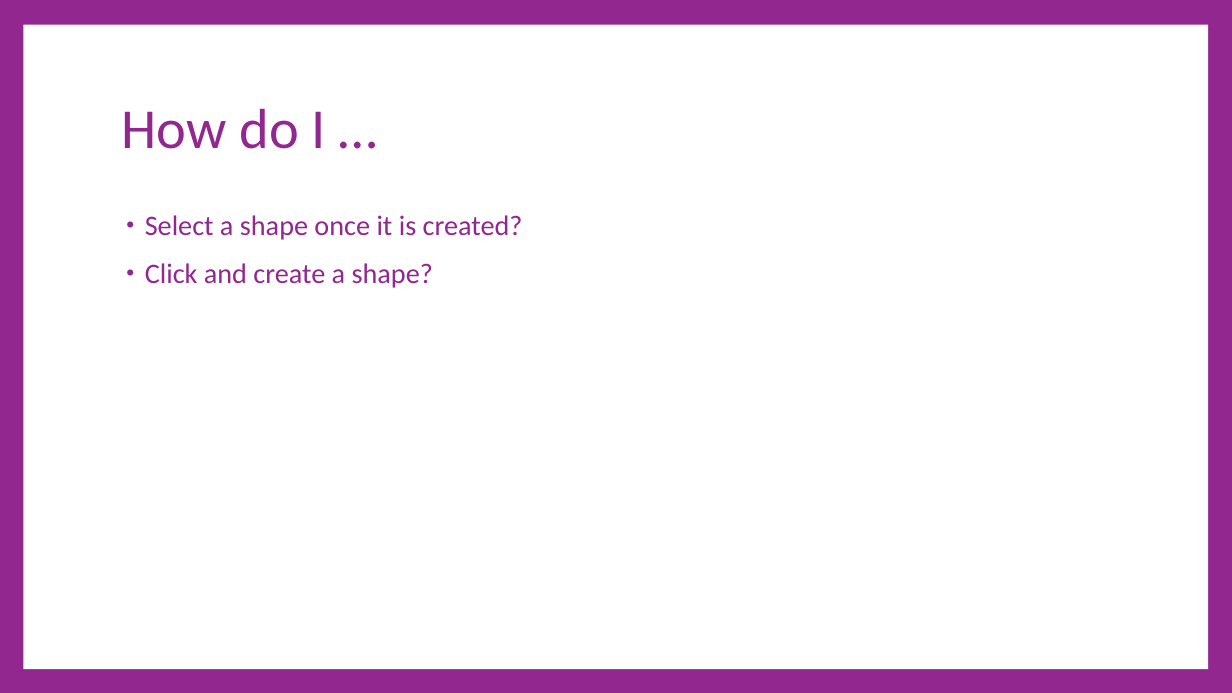
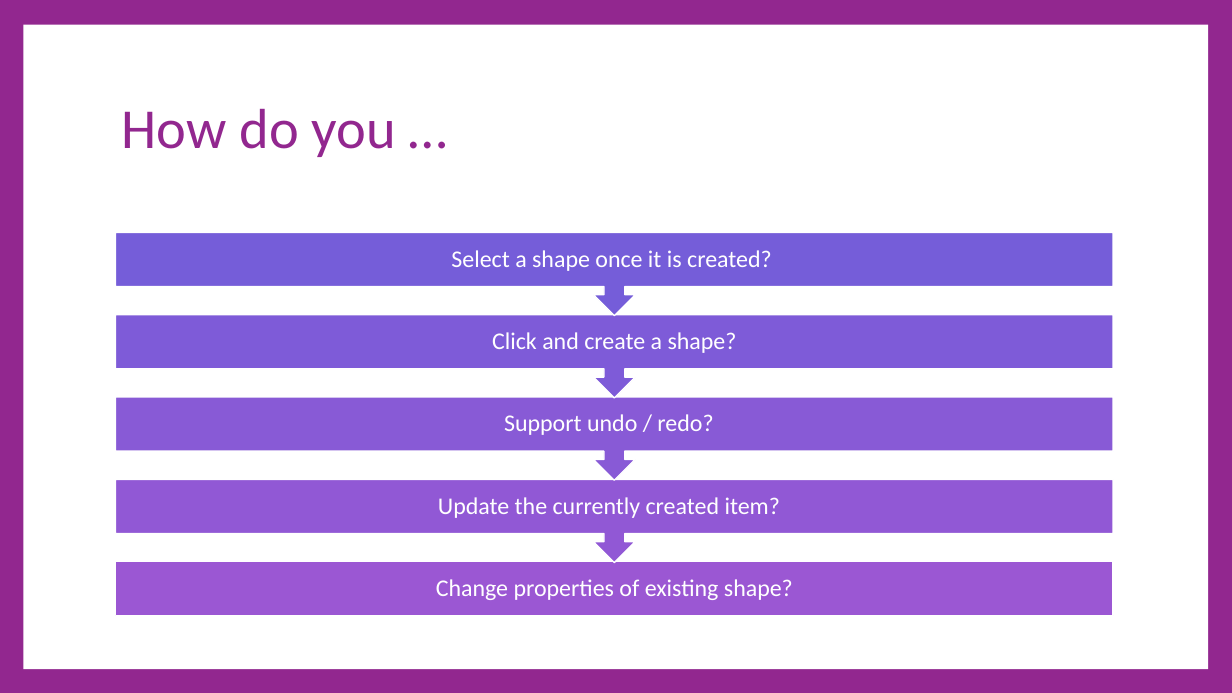
Before and after one commit to cdiggins/cs321, a slide deck: slide 30 of class-notes/cs321-winter-2023-lecture-15-final-project.pptx (slide 23 before the commit). Drawn at 1232x693 pixels with LibreOffice and Linux fonts; fonts in the diff are those of the drawing. Boxes give left, top, right and bottom in pixels: in the first picture for what was removed or moved away, otherwise in the second. Text is boxed around its words. In the diff, an @@ line names an element or a change of style, - is before the commit and + after.

```diff
--- a/class-notes/cs321-winter-2023-lecture-15-final-project.pptx
+++ b/class-notes/cs321-winter-2023-lecture-15-final-project.pptx
@@ title at [122,108,396,157]: text changed @@
-How do I …
+How do you …
@@ text removed at [145,215,523,288] @@
-• Select a shape once it is created?
-• Click and create a shape?
@@ group added at [116,232,1114,616]: 5 texts, 4 up arrow callouts, 1 rectangle @@
+Change properties of existing shape?
+Update the currently created item?
+Support undo / redo?
+Click and create a shape?
+Select a shape once it is created?
```
Also in this commit, not shown: 10 other slides changed, 9 slides added, 4 slides removed, 1 other file.
